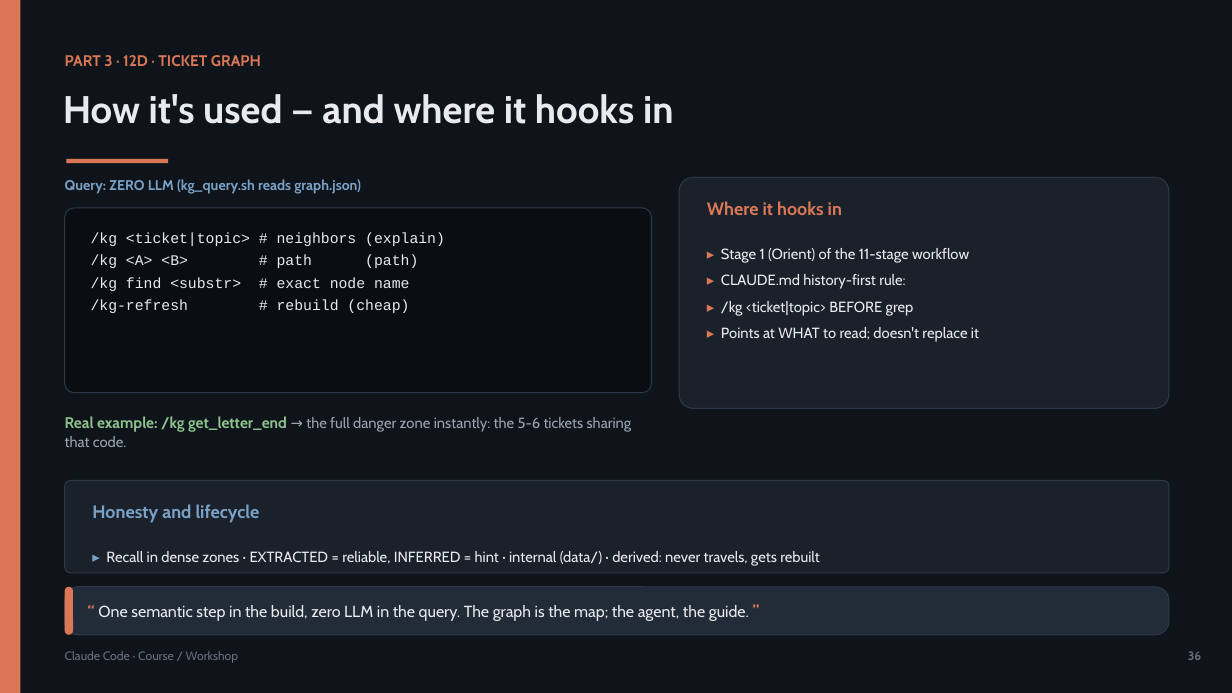
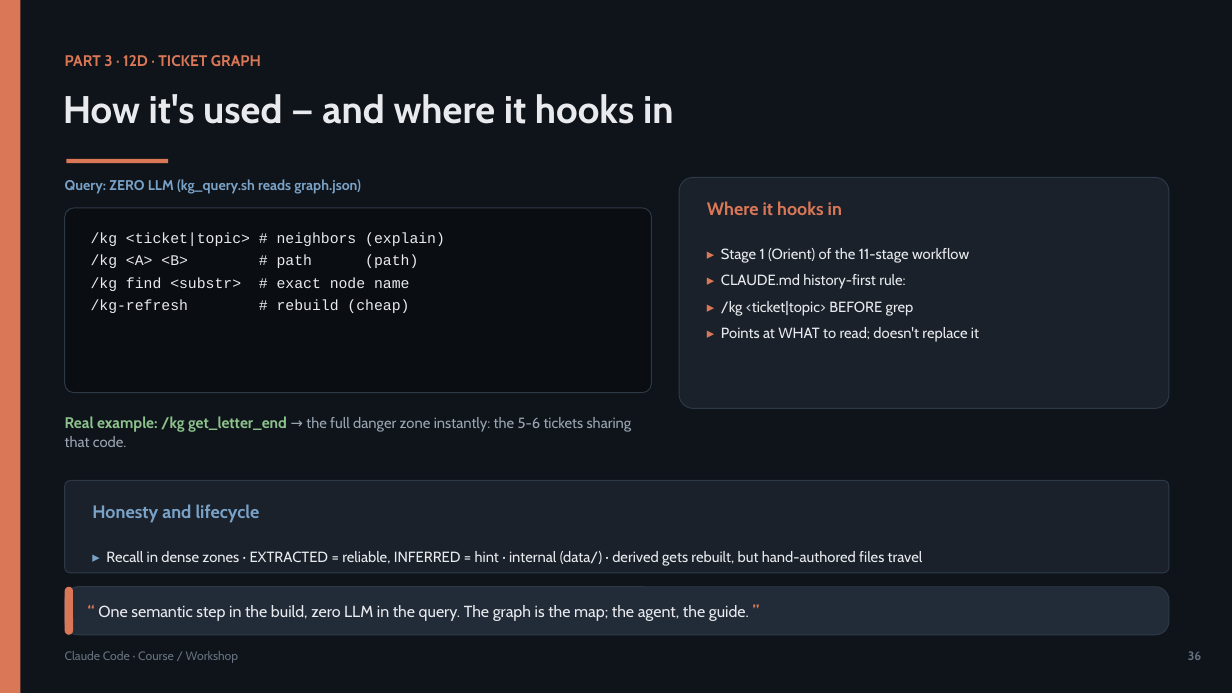
Before and after one commit to olonok69/claude_code_ml_engineer, a slide deck: slide 39 of presentacion/Claude_Code_Presentacion_EN.pptx. Drawn at 1232x693 pixels with LibreOffice and Linux fonts; fonts in the diff are those of the drawing. Boxes give left, top, right and bottom in pixels: in the first picture for what was removed or moved away, otherwise in the second. Text is boxed around its words. In the diff, an @@ line names an element or a change of style, - is before the commit and + after.

```diff
--- a/presentacion/Claude_Code_Presentacion_EN.pptx
+++ b/presentacion/Claude_Code_Presentacion_EN.pptx
@@ text at (106, 551, 923, 566): text changed @@
-▸ Recall in dense zones · EXTRACTED = reliable, INFERRED = hint · internal (data/) · derived: never travels, gets rebuilt
+▸ Recall in dense zones · EXTRACTED = reliable, INFERRED = hint · internal (data/) · derived gets rebuilt, but hand-authored files travel
```
Also in this commit, not shown: 1 other slide changed, 8 other files.
